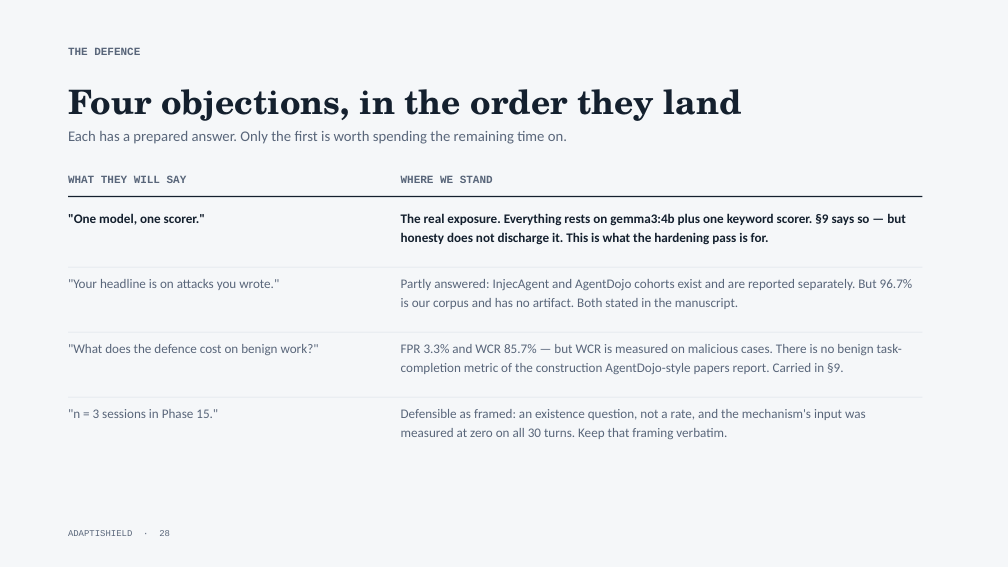
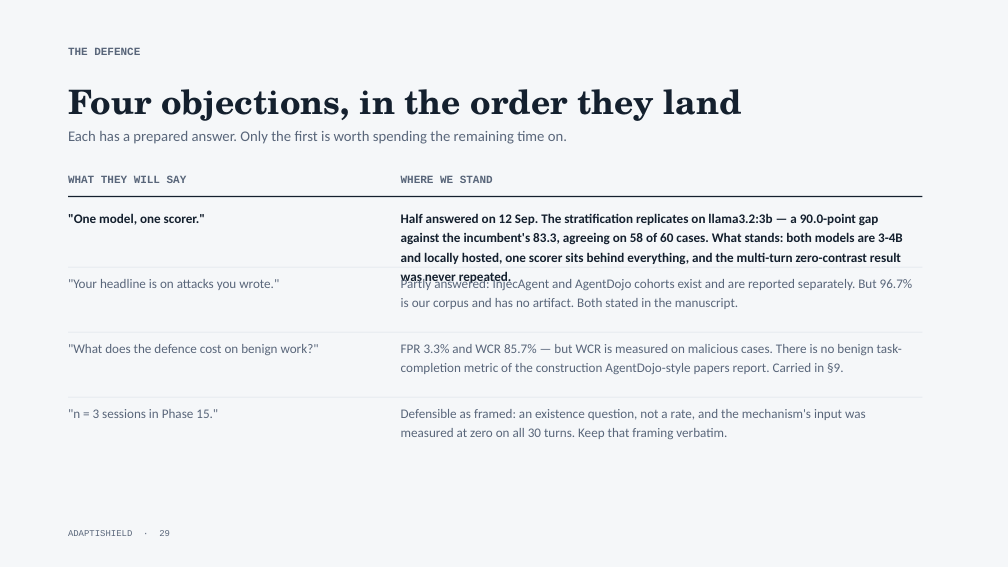
Before and after one commit to ahmadkhanraj01/adaptishield, a slide deck: slide 29 of paper/AdaptiShield-Full-Review.pptx (slide 28 before the commit). Drawn at 1008x567 pixels with LibreOffice and Linux fonts; fonts in the diff are those of the drawing. Boxes give left, top, right and bottom in pixels: in the first picture for what was removed or moved away, otherwise in the second. Text is boxed around its words. In the diff, an @@ line names an element or a change of style, - is before the commit and + after.

```diff
--- a/paper/AdaptiShield-Full-Review.pptx
+++ b/paper/AdaptiShield-Full-Review.pptx
@@ text at box(401, 213, 903, 264): text changed @@
-The real exposure. Everything rests on gemma3:4b plus one keyword scorer. §9 says so — but honesty does not discharge it. This is what the hardening pass is for.
+Half answered on 12 Sep. The stratification replicates on llama3.2:3b — a 90.0-point gap against the incumbent's 83.3, agreeing on 58 of 60 cases. What stands: both models are 3-4B and locally hosted, one scorer sits behind everything, and the multi-turn zero-contrast result was never repeated.
```
Also in this commit, not shown: 18 other slides changed, 1 slide added, 1 other file.
